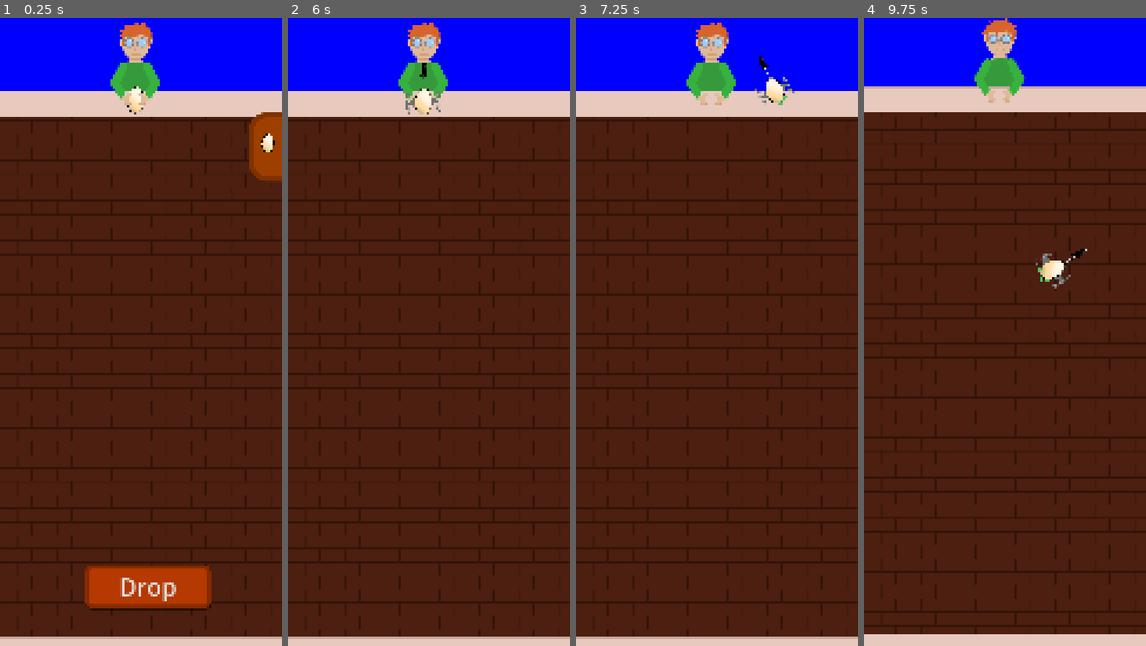
Above: before the commit, frames 1-4 (left to right).
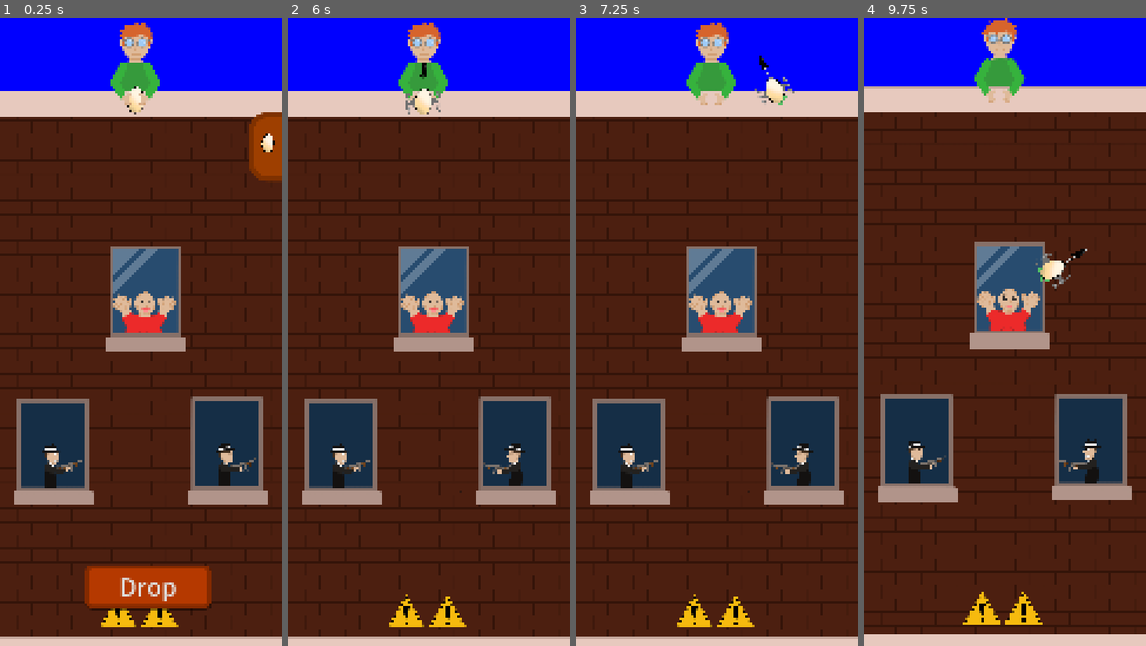
Above: after the commit, the same moments.

Repository: KaratePikachu/egg-drop
Game: Godot game, scene res://level_7.tscn
Two runs of this game, one before a commit and one after it. Both use one fixed random seed, a clock stepped at 60 frames per second and the inputs below. This scene is started directly instead of the project's main scene.
Inputs (mouse positions are in pixels of both pictures, inside the frame that each line leads up to):
- Up to frame 1 (0.25 s): no input
- Up to frame 2 (6 s): click (567, 143) at 0.5 s; click (533, 175) at 1.25 s; click (533, 231) at 2 s; click (533, 294) at 2.75 s; click (533, 357) at 3.5 s; click (533, 413) at 4.25 s; click (533, 476) at 5 s; click "Drop" at 5.75 s
- Up to frame 3 (7.25 s): move the mouse to (779, 300) at 6.52 s; hold S (right_bomb) from 6.53 s (still down); tap T (bottom_bomb) at 6.6 s
- Up to frame 4 (9.75 s): move the mouse to (948, 363) at 7.27 s; release S (right_bomb) at 7.28 s; hold W (left_bomb) 7.28-8.03 s; click (948, 363) at 7.35 s; move the mouse to (1033, 193) at 8.02 s; hold Mouse wheel down (scroll_down) 8.03-8.78 s; hold S (right_bomb) 8.03-9.53 s; move the mouse to (990, 457) at 8.77 s; tap Mouse wheel up (scroll_up) at 8.85 s; move the mouse to (1089, 426) at 9.52 s; hold W (left_bomb) from 9.53 s (still down); tap T (bottom_bomb) at 9.6 s

The runs differ from the first frame. In frame 1, 14% of the frame differs, in the area x 5-95%, y 36-97%; in frame 2, 14%; in frame 3, 14%; in frame 4, 14%, in the area x 5-95%, y 35-97%.

Commit message:
Made level 7
Made level 7

Diff:
--- a/level_7.tscn
+++ b/level_7.tscn
@@ -1,5 +1,32 @@
 [gd_scene format=3 uid="uid://ln5p74ohltnr"]
 
 [ext_resource type="PackedScene" uid="uid://cpg0ctscpw0h5" path="res://level/level.tscn" id="1_0muw3"]
+[ext_resource type="PackedScene" uid="uid://ujggyugtbxy5" path="res://obstacles/fat_guy/fat_guy.tscn" id="2_mvmg7"]
+[ext_resource type="PackedScene" uid="uid://dddb54taxyof4" path="res://obstacles/shark/shark.tscn" id="2_nak3m"]
+[ext_resource type="PackedScene" uid="uid://cxvx077rht6e3" path="res://obstacles/mafia/mafia.tscn" id="3_nak3m"]
 
 [node name="Level" unique_id=1976594912 instance=ExtResource("1_0muw3")]
+
+[node name="Shark" parent="WinFloor" parent_id_path=PackedInt32Array(1248466689) index="2" unique_id=645416866 instance=ExtResource("2_nak3m")]
+position = Vector2(323, 257)
+
+[node name="Shark" parent="WinFloor/Shark" index="1" unique_id=262366604]
+position = Vector2(0, 827)
+
+[node name="Shark2" parent="WinFloor" parent_id_path=PackedInt32Array(1248466689) index="3" unique_id=511062732 instance=ExtResource("2_nak3m")]
+position = Vector2(717, 257)
+
+[node name="Shark" parent="WinFloor/Shark2" index="1" unique_id=262366604]
+position = Vector2(0, 827)
+
+[node name="FatGuy" parent="." index="9" unique_id=2111557991 instance=ExtResource("2_mvmg7")]
+position = Vector2(572, 2682)
+
+[node name="Mafia" parent="." index="10" unique_id=192142462 instance=ExtResource("3_nak3m")]
+position = Vector2(1355, 4141)
+
+[node name="Mafia2" parent="." index="11" unique_id=1044332270 instance=ExtResource("3_nak3m")]
+position = Vector2(-314, 4150)
+
+[editable path="WinFloor/Shark"]
+[editable path="WinFloor/Shark2"]
